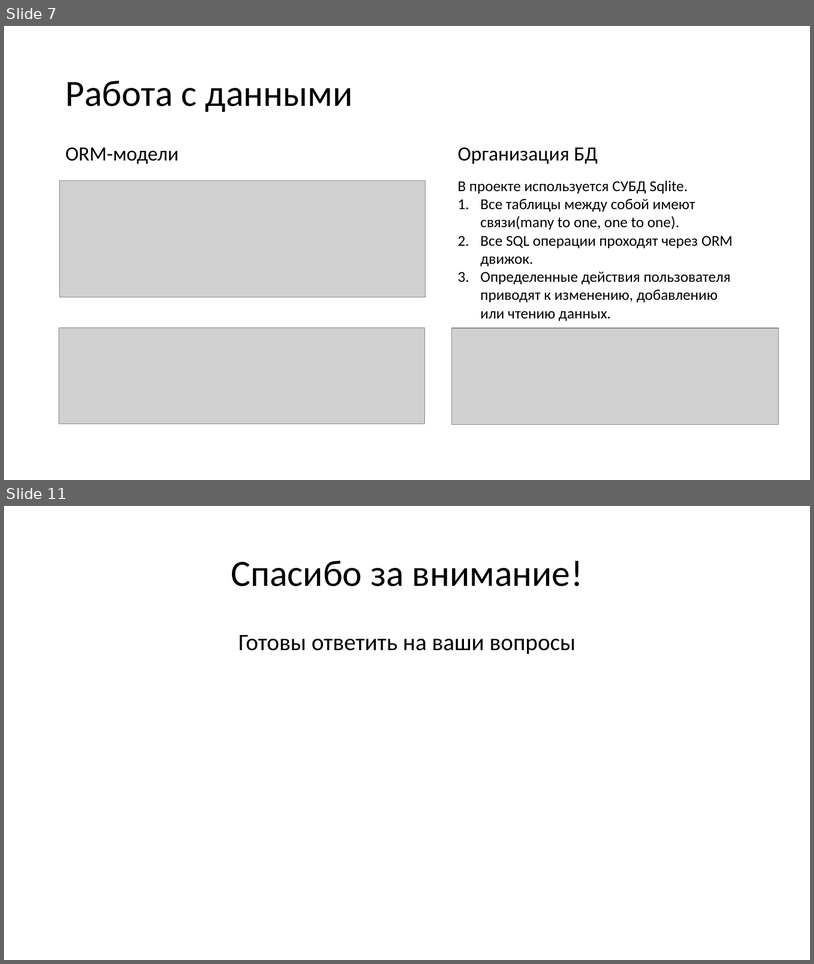
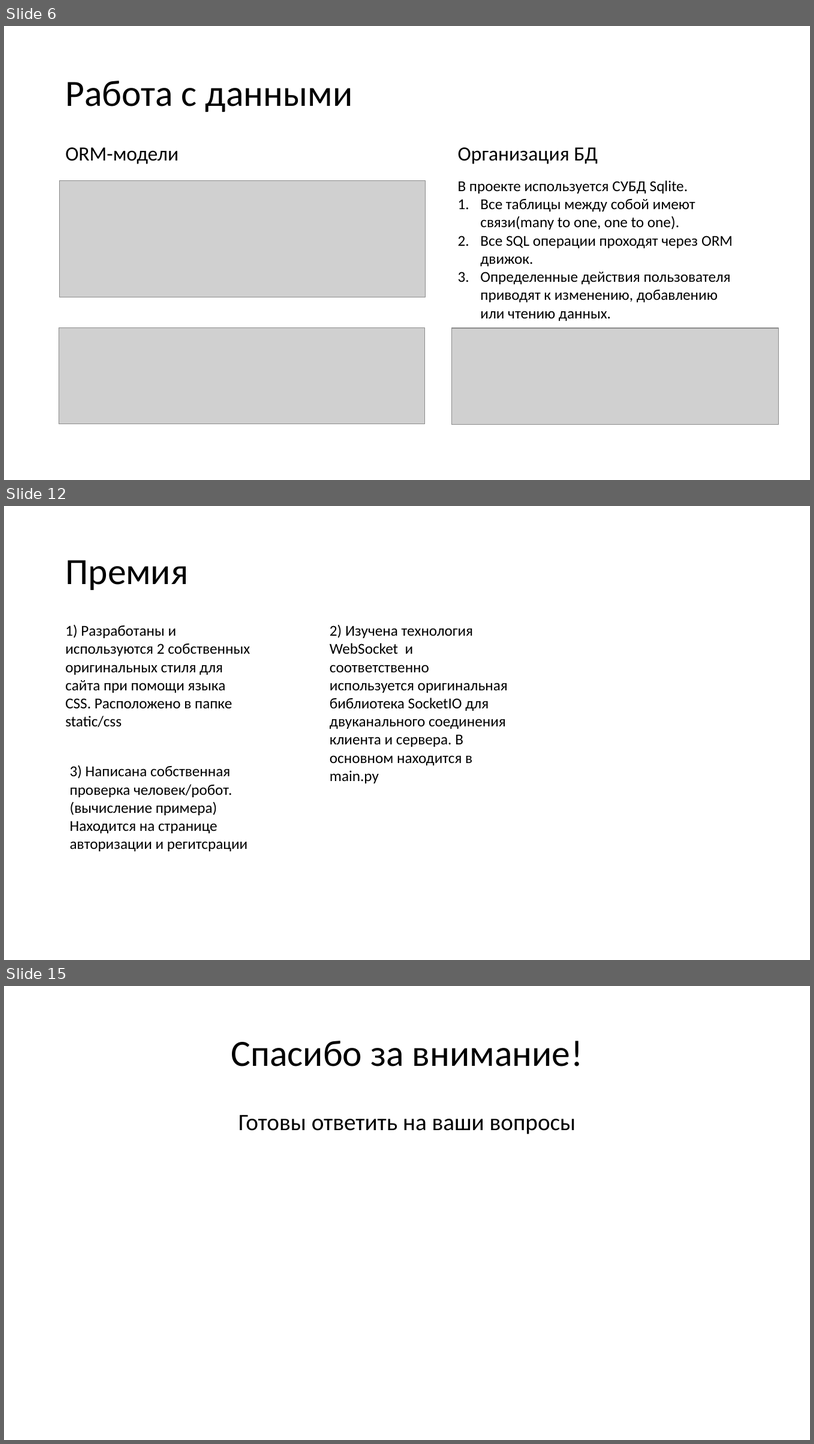
Before and after one commit to andrey3304/The_greatest_project_of_our_time, a slide deck: materials/Presentation.pptx. Shown one above the other, each under a label of ours: slides 7 and 11 before the commit, slides 6, 12 and 15 after it; the slides between them are not shown. The pictures are 814x964 and 814x1444 pixels, drawn with LibreOffice and Linux fonts; fonts in the diff are those of the drawing; grey boxes stand for pictures. Boxes give left, top, right and bottom in pixels: in the first picture for what was removed or moved away, otherwise in the second. Text is boxed around its words. In the diff, an @@ line names an element or a change of style, - is before the commit and + after.

```diff
--- a/materials/Presentation.pptx
+++ b/materials/Presentation.pptx
@@ slide 12 added at (4,506,810,960), background #FFFFFF @@
@@ title added at (65,560,188,590), 44 pt, text #000000 @@
+Премия
@@ text added at (65,624,250,727), 18 pt, text #000000 @@
+1) Разработаны и используются 2 собственных оригинальных стиля для сайта при помощи языка CSS. Расположено в папке static/css
@@ text added at (330,625,508,783), 18 pt, text #000000 @@
+2) Изучена технология WebSocket и соответственно используется оригинальная библиотека SocketIO для двуканального соединения клиента и сервера. В основном находится в main.py
@@ text added at (70,765,248,851), 18 pt, text #000000 @@
+3) Написана собственная проверка человек/робот. (вычисление примера)
+Находится на странице авторизации и регитсрации
@@ what was slide 7 is now slide 6 @@
@@ what was slide 11 is now slide 15 @@
```
Also in this commit, not shown: 4 slides changed, 7 other slides added, 4 slides removed, 1 other file.
